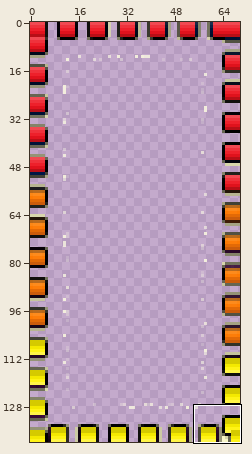
Edited in one commit: sprite sheet (Lemmings/02-Lemming/images/marker.png). Above, an overview of the earlier version with the close-up marked.
Close-up. The starting point:
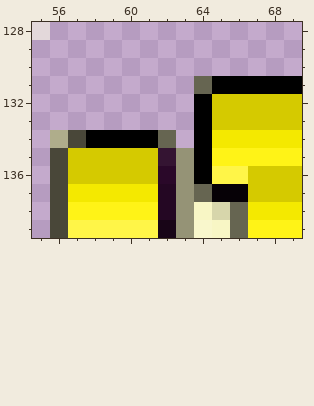
The file is 70x140 pixels. Pixels under 10% opacity are left out. Colours within 5 levels of each other are drawn and written as one. Shown: x 55..69, y 128..139. The commit also changed other parts of the picture, which this record leaves out.
The same view after the edit:
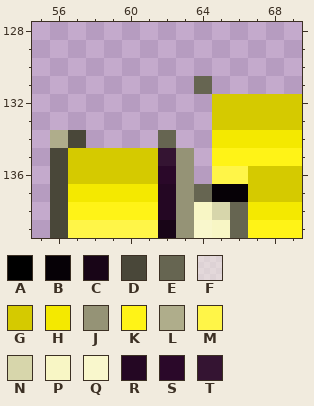
Palette (. is transparent): A #000000  B #060106  C #180517  D #494739  E #666551  F #fbfbe591  G #d5ca00  H #f4e900  J #959376  K #fff317  L #afad8b  M #fff548  N #d7d6ab  P #f8f6c5  Q #f9f7cc  R #240723  S #2a0829  T #341432
The edit:
@@ x 55..69 @@
-128 F..............
+128 ...............
 129 ...............
 130 ...............
-131 .........EAAAAA
-132 .........AGGGGG
-133 .........AGGGGG
-134 .LDAAAAE.AHHHHH
-135 .DGGGGGTJAKKKKK
-136 .DGGGGGSJAMMGGG
+131 .........E.....
+132 ..........GGGGG
+133 ..........GGGGG
+134 .LD....E..HHHHH
+135 .DGGGGGTJ.KKKKK
+136 .DGGGGGSJ.MMGGG
 137 .DHHHHHRJEBBGGG
Changed places in both close-ups, as pixel boxes (x1, y1, x2, y2):
erased: (32, 22, 50, 40)
erased: (86, 76, 302, 184)
